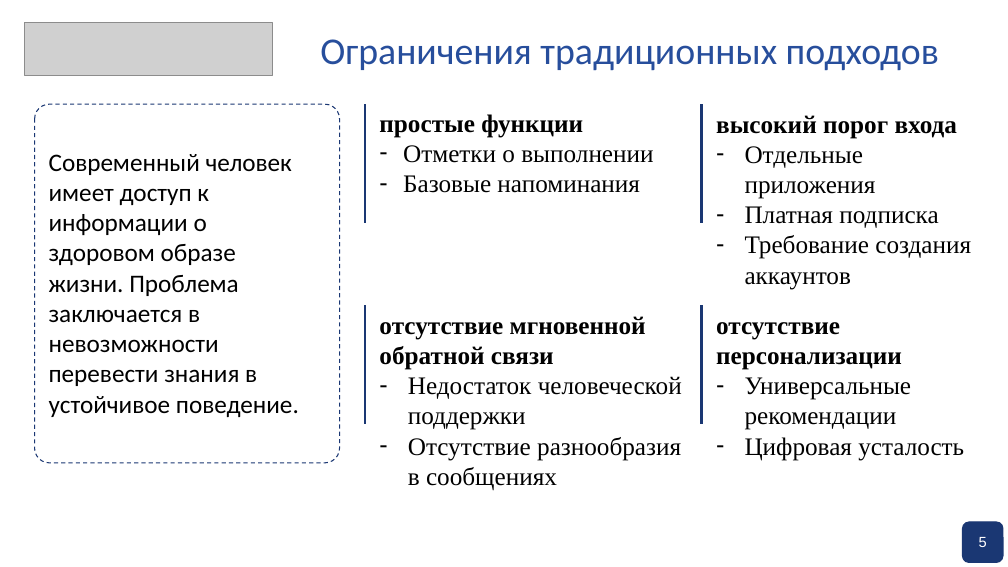
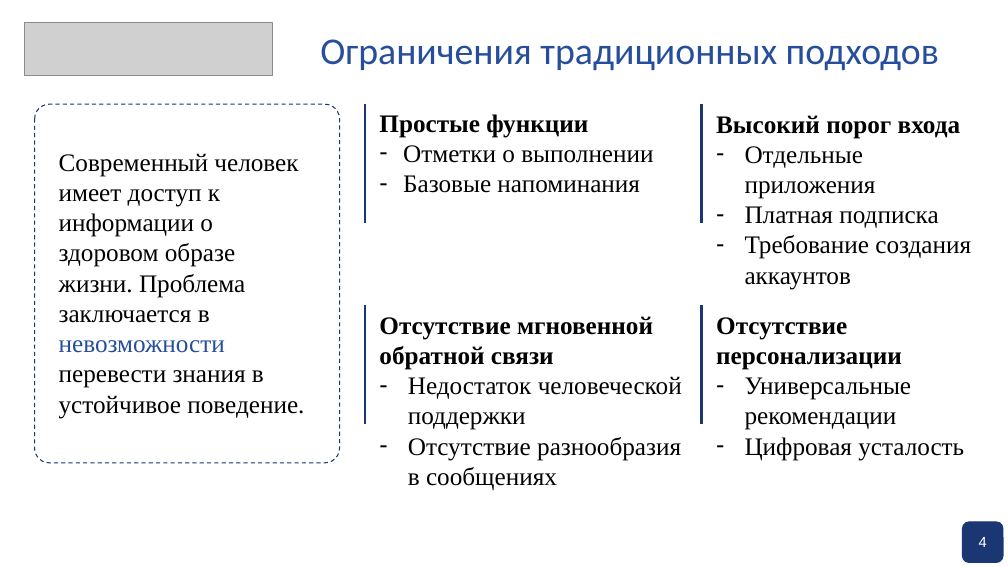
Before and after one commit to pagamov/pagamov_bot, a slide deck: slide 4 of docs/Презентация Гамов.pptx (slide 13 before the commit). Drawn at 1008x567 pixels with LibreOffice and Linux fonts; fonts in the diff are those of the drawing; grey boxes stand for pictures; background and template pictures are left out. Boxes give left, top, right and bottom in pixels: in the first picture for what was removed or moved away, otherwise in the second. Text is boxed around its words. In the diff, an @@ line names an element or a change of style, - is before the commit and + after.

```diff
--- a/docs/Презентация Гамов.pptx
+++ b/docs/Презентация Гамов.pptx
@@ text at (x1=379, y1=114, x2=588, y2=138): text changed @@
-простые функции
+Простые функции
@@ text at (x1=716, y1=115, x2=960, y2=139): text changed @@
-высокий порог входа
+Высокий порог входа
@@ text "Современный человек имеет доступ к ..." moved from (x1=49, y1=154, x2=299, y2=417) to (x1=59, y1=153, x2=304, y2=419) @@
@@ text "Современный человек имеет доступ к ..." at (x1=59, y1=153, x2=304, y2=419): font Calibri to Times New Roman; text colour #000000 to #274E9C in "невозможности" @@
@@ text at (x1=379, y1=316, x2=653, y2=370): text changed @@
-отсутствие мгновенной обратной связи
+Отсутствие мгновенной обратной связи
@@ text at (x1=716, y1=317, x2=902, y2=370): text changed @@
-отсутствие персонализации
+Отсутствие персонализации
@@ text at (x1=979, y1=537, x2=987, y2=547): text changed @@
-5
+4
```
Also in this commit, not shown: 8 other slides changed, 4 slides added, 12 slides removed.
